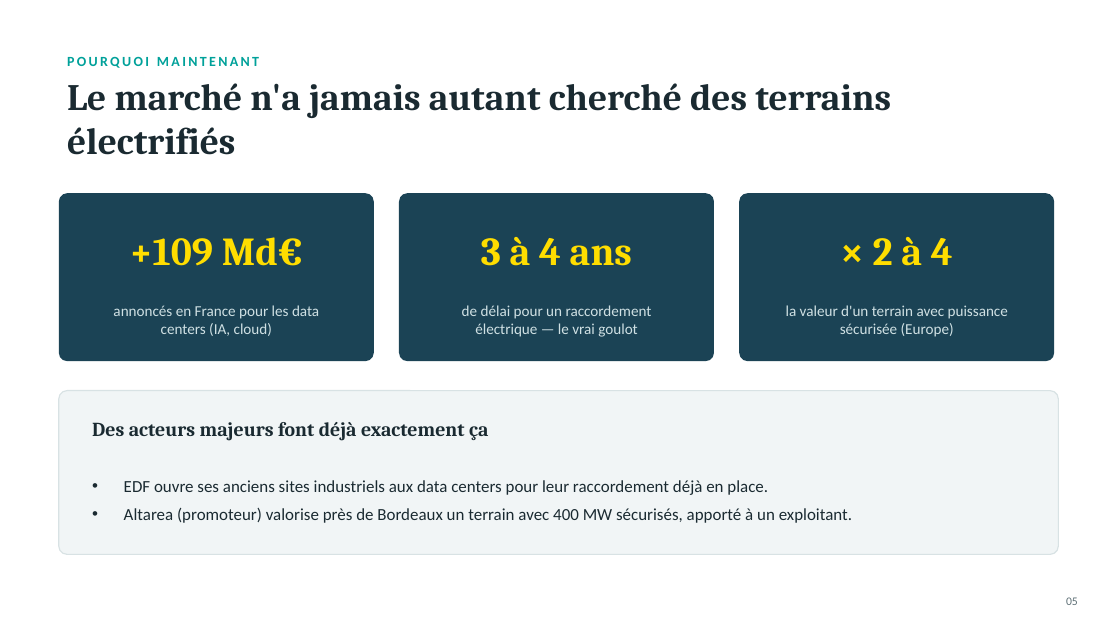
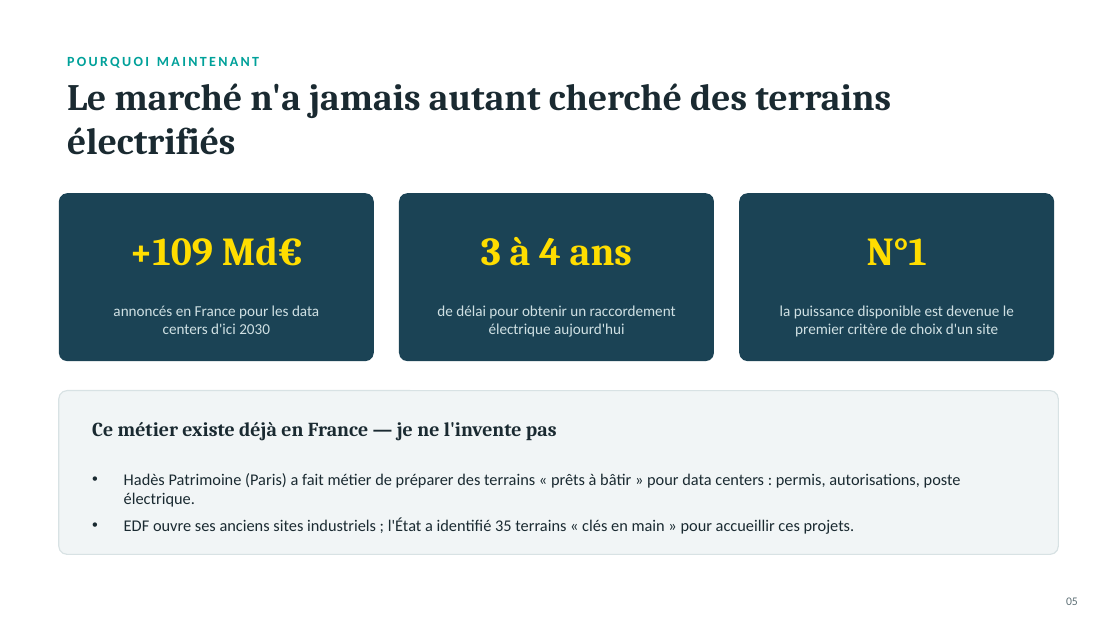
Before and after one commit to cdelbes/DC, a slide deck: slide 5 of deck/Deck-Foncier-Bel-Air.pptx. Drawn at 1120x630 pixels with LibreOffice and Linux fonts; fonts in the diff are those of the drawing. Boxes give left, top, right and bottom in pixels: in the first picture for what was removed or moved away, otherwise in the second. Text is boxed around its words. In the diff, an @@ line names an element or a change of style, - is before the commit and + after.

```diff
--- a/deck/Deck-Foncier-Bel-Air.pptx
+++ b/deck/Deck-Foncier-Bel-Air.pptx
@@ text at bbox=[867, 238, 927, 265]: text changed @@
-× 2 à 4
+N°1
@@ text at bbox=[113, 305, 319, 334]: text changed @@
-annoncés en France pour les data centers (IA, cloud)
+annoncés en France pour les data centers d'ici 2030
@@ text at bbox=[437, 305, 676, 337]: text changed @@
-de délai pour un raccordement électrique — le vrai goulot
+de délai pour obtenir un raccordement électrique aujourd'hui
@@ text at bbox=[780, 305, 1014, 337]: text changed @@
-la valeur d'un terrain avec puissance sécurisée (Europe)
+la puissance disponible est devenue le premier critère de choix d'un site
@@ text at bbox=[92, 422, 557, 441]: text changed @@
-Des acteurs majeurs font déjà exactement ça
+Ce métier existe déjà en France — je ne l'invente pas
@@ text at bbox=[124, 473, 961, 534]: text changed; size 14.5 to 14 pt @@
-• EDF ouvre ses anciens sites industriels aux data centers pour leur raccordement déjà en place.
-• Altarea (promoteur) valorise près de Bordeaux un terrain avec 400 MW sécurisés, apporté à un exploitant.
+• Hadès Patrimoine (Paris) a fait métier de préparer des terrains « prêts à bâtir » pour data centers : permis, autorisations, poste électrique.
+• EDF ouvre ses anciens sites industriels ; l'État a identifié 35 terrains « clés en main » pour accueillir ces projets.
```
Also in this commit, not shown: 3 other slides changed, 1 slide added, 1 slide removed, 1 other file.
